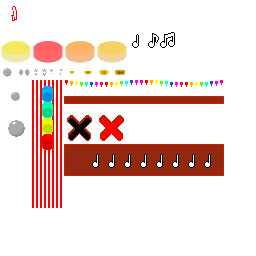
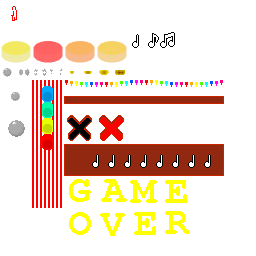
Layered file, before and after one edit (256 × 256). Changes by layer:
painted on "Pasted Layer #3" over left=69, top=179, right=190, bottom=236
